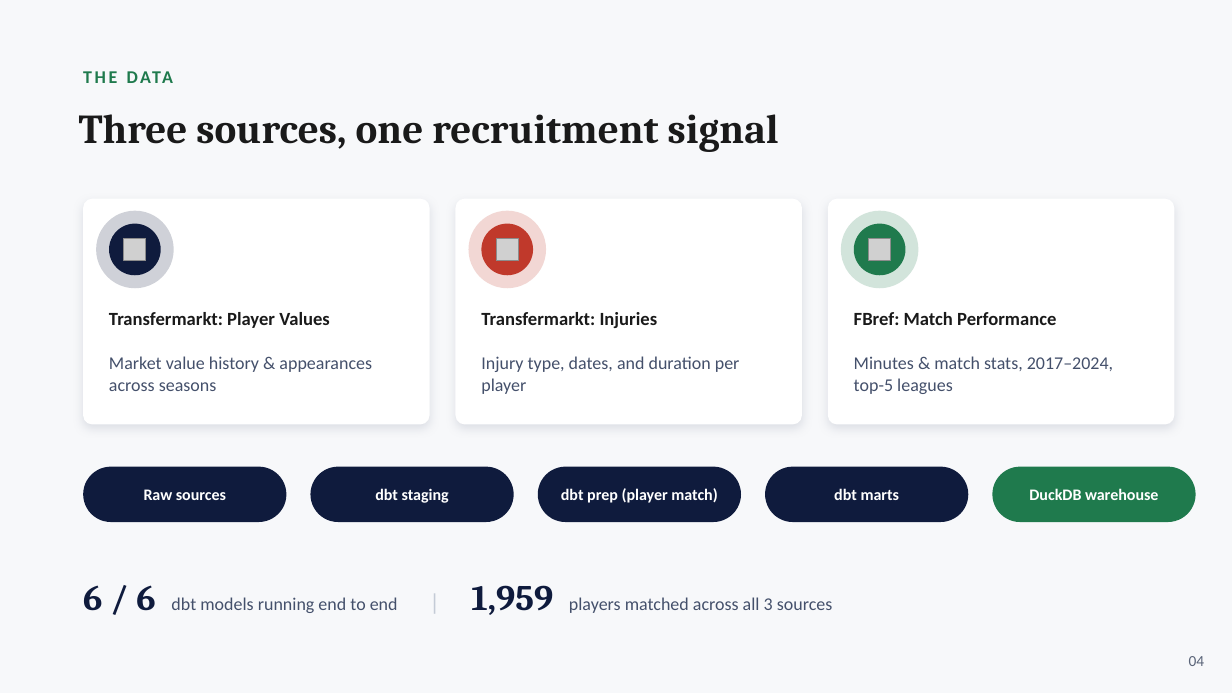
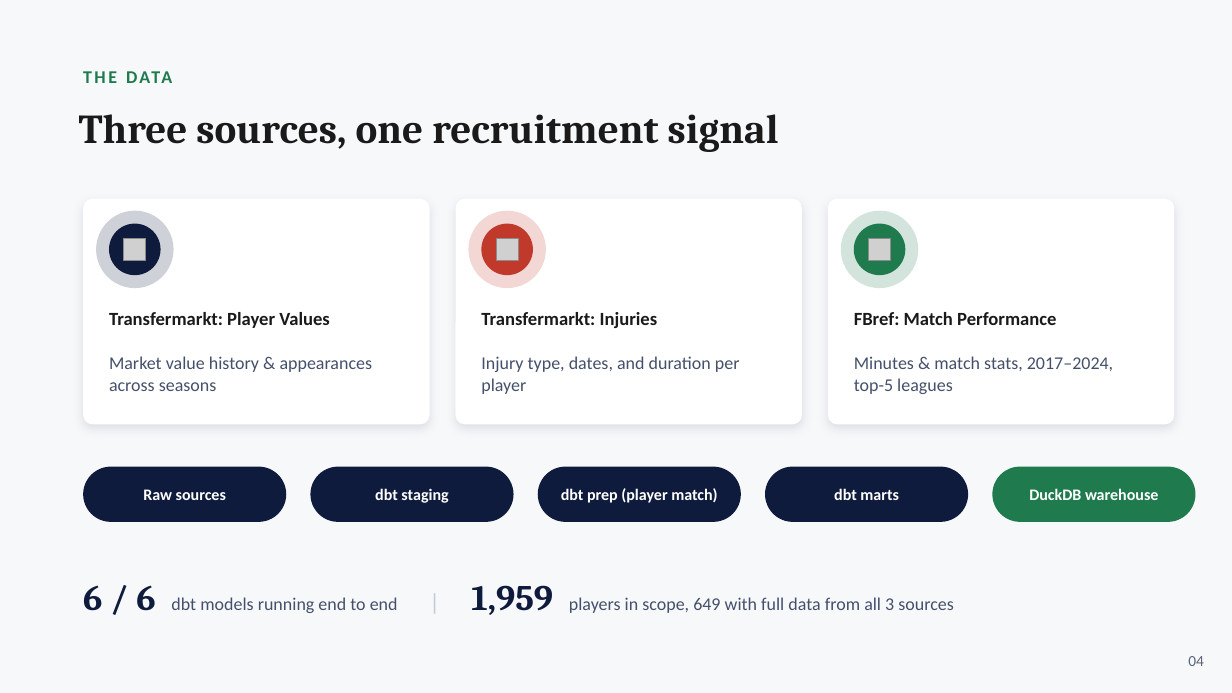
Before and after one commit to Simba90m/capstone_project_worth_the_investment_PL, a slide deck: slide 4 of Worth_the_Investment_Capstone_Skeleton_Final.pptx. Drawn at 1232x693 pixels with LibreOffice and Linux fonts; fonts in the diff are those of the drawing; grey boxes stand for pictures; background and template pictures are left out. Boxes give left, top, right and bottom in pixels: in the first picture for what was removed or moved away, otherwise in the second. Text is boxed around its words. In the diff, an @@ line names an element or a change of style, - is before the commit and + after.

```diff
--- a/Worth_the_Investment_Capstone_Skeleton_Final.pptx
+++ b/Worth_the_Investment_Capstone_Skeleton_Final.pptx
@@ text "THE DATA" at [788, 597, 820, 610]: letter spacing 2 to 1.9 pt @@
@@ text at [83, 585, 954, 615]: text changed @@
-6 / 6 dbt models running end to end | 1,959 players matched across all 3 sources
+6 / 6 dbt models running end to end | 1,959 players in scope, 649 with full data from all 3 sources
```
Also in this commit, not shown: 14 other slides changed, 2 slides added.
